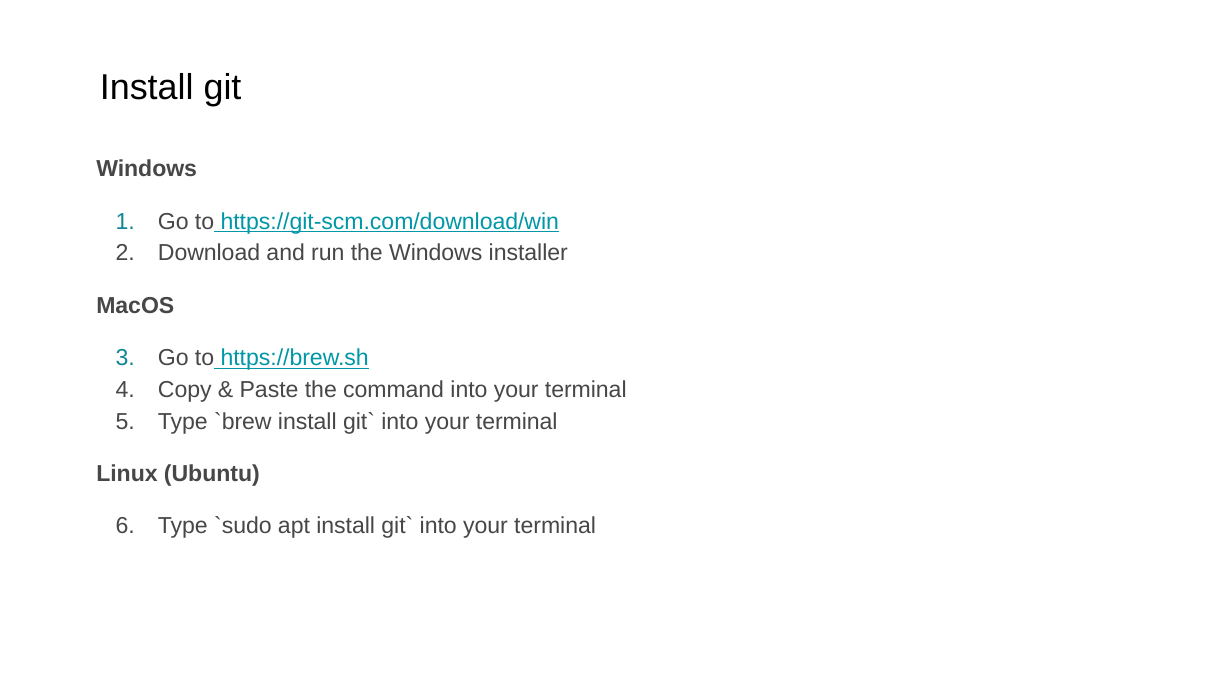
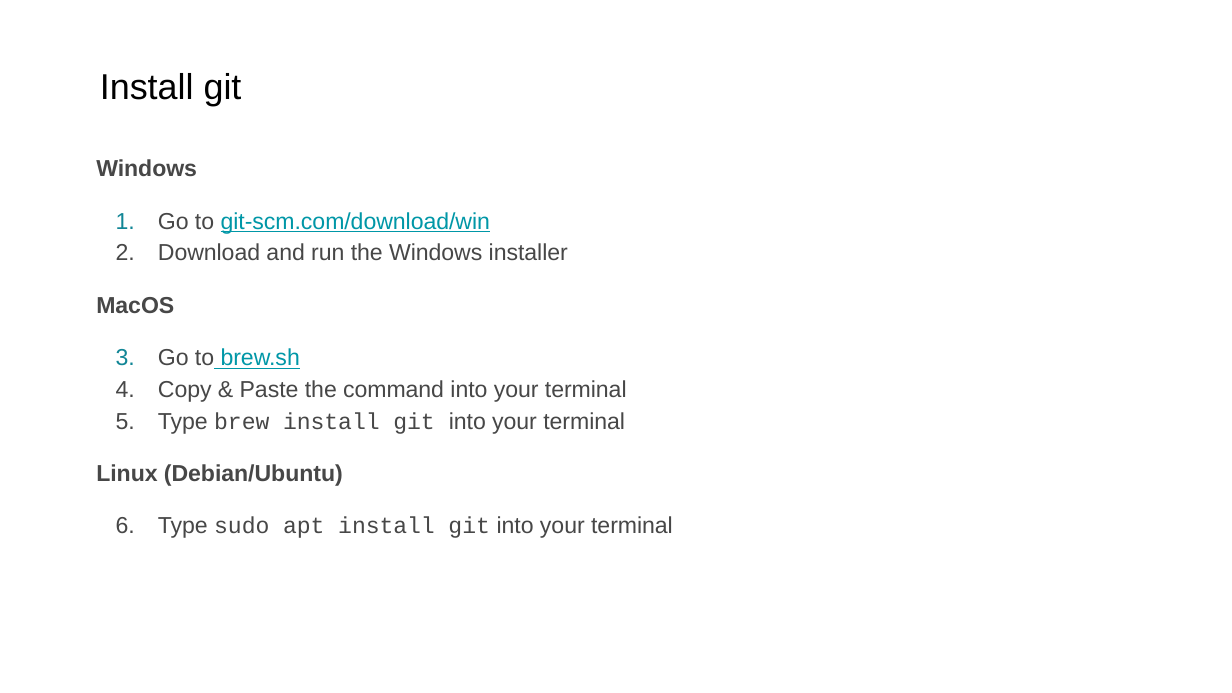
Before and after one commit to umass-cs-326/umass-cs-326.github.io, a slide deck: slide 3 of docs/04-labs/01-git-basics/01-git-basics.pptx. Drawn at 1232x693 pixels with LibreOffice and Linux fonts; fonts in the diff are those of the drawing. Boxes give left, top, right and bottom in pixels: in the first picture for what was removed or moved away, otherwise in the second. Text is boxed around its words. In the diff, an @@ line names an element or a change of style, - is before the commit and + after.

```diff
--- a/docs/04-labs/01-git-basics/01-git-basics.pptx
+++ b/docs/04-labs/01-git-basics/01-git-basics.pptx
@@ subtitle at [158, 212, 490, 234]: text changed @@
-1. Go to https://git-scm.com/download/win
+1. Go to git-scm.com/download/win
@@ subtitle at [158, 348, 300, 369]: text changed @@
-1. Go to https://brew.sh
+1. Go to brew.sh
@@ subtitle at [96, 412, 673, 538]: text changed @@
-3. Type `brew install git` into your terminal
-Linux (Ubuntu)
-1. Type `sudo apt install git` into your terminal
+3. Type brew install git into your terminal
+Linux (Debian/Ubuntu)
+1. Type sudo apt install git into your terminal
```
Also in this commit, not shown: 7 other slides changed, 1 slide added, 1 slide removed.
